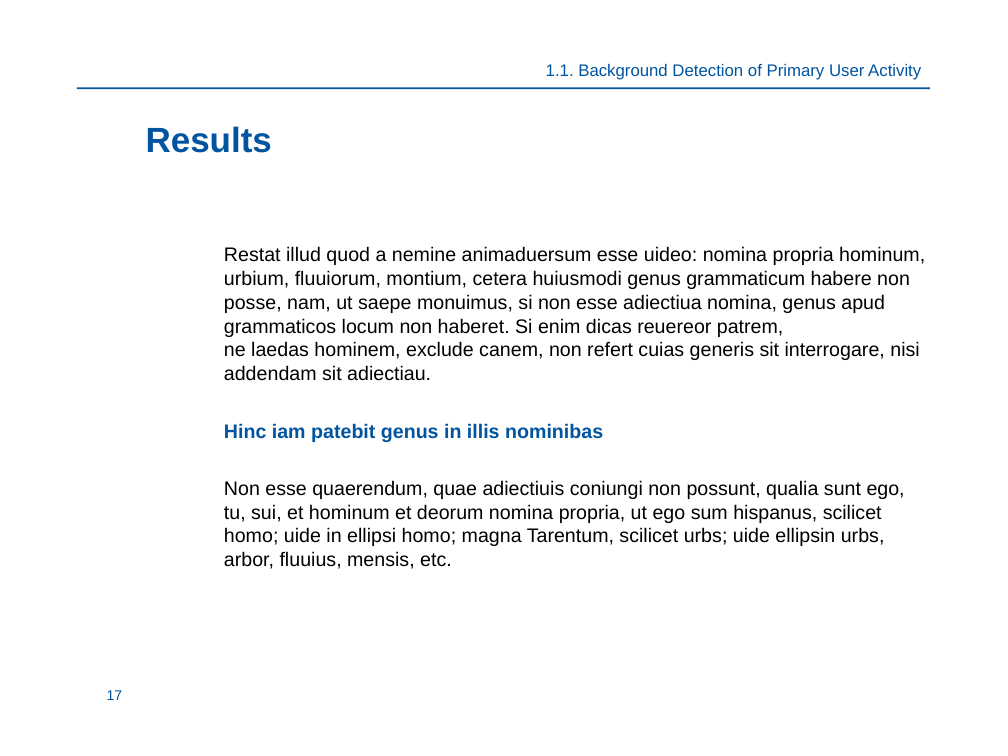
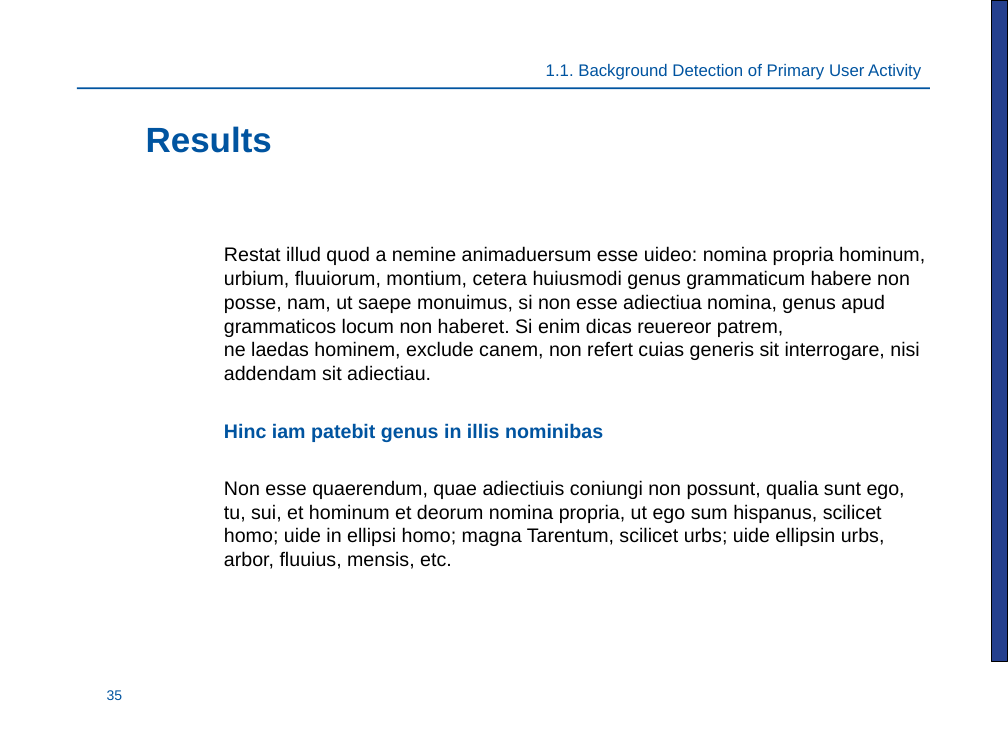
Before and after one commit to Mario-LopezTelecom/phdTesis, a slide deck: slide 35 of presentation/UPCT.ppt (slide 17 before the commit). Drawn at 1008x756 pixels with LibreOffice and Linux fonts; fonts in the diff are those of the drawing; background and template pictures are left out. Boxes give left, top, right and bottom in pixels: in the first picture for what was removed or moved away, otherwise in the second. Text is boxed around its words. In the diff, an @@ line names an element or a change of style, - is before the commit and + after.

```diff
--- a/presentation/UPCT.ppt
+++ b/presentation/UPCT.ppt
@@ rectangle added at <box>991,0,1008,661</box>, fill #25408E, outline #000000 0.74 pt @@
@@ page number at <box>107,690,123,700</box>: text changed @@
-17
+35
```
Also in this commit, not shown: 20 other slides changed, 19 slides added, 5 other files.
